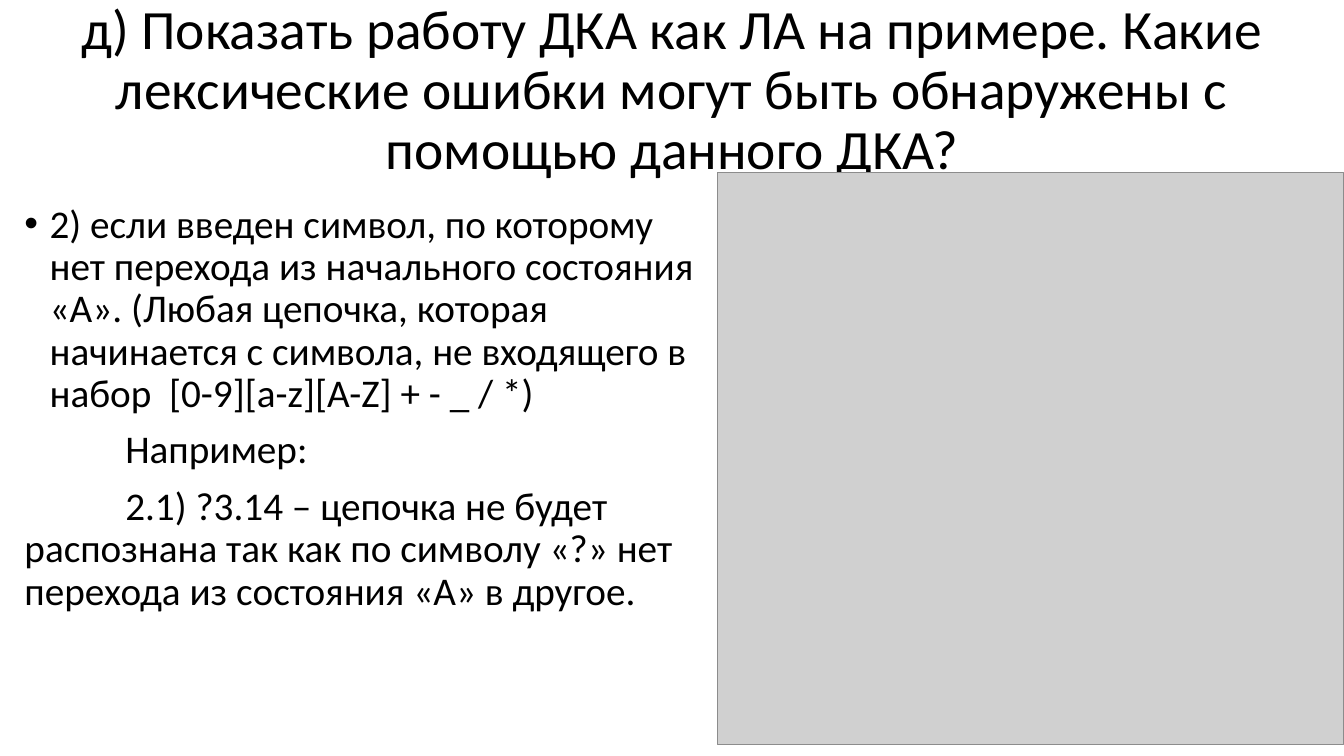
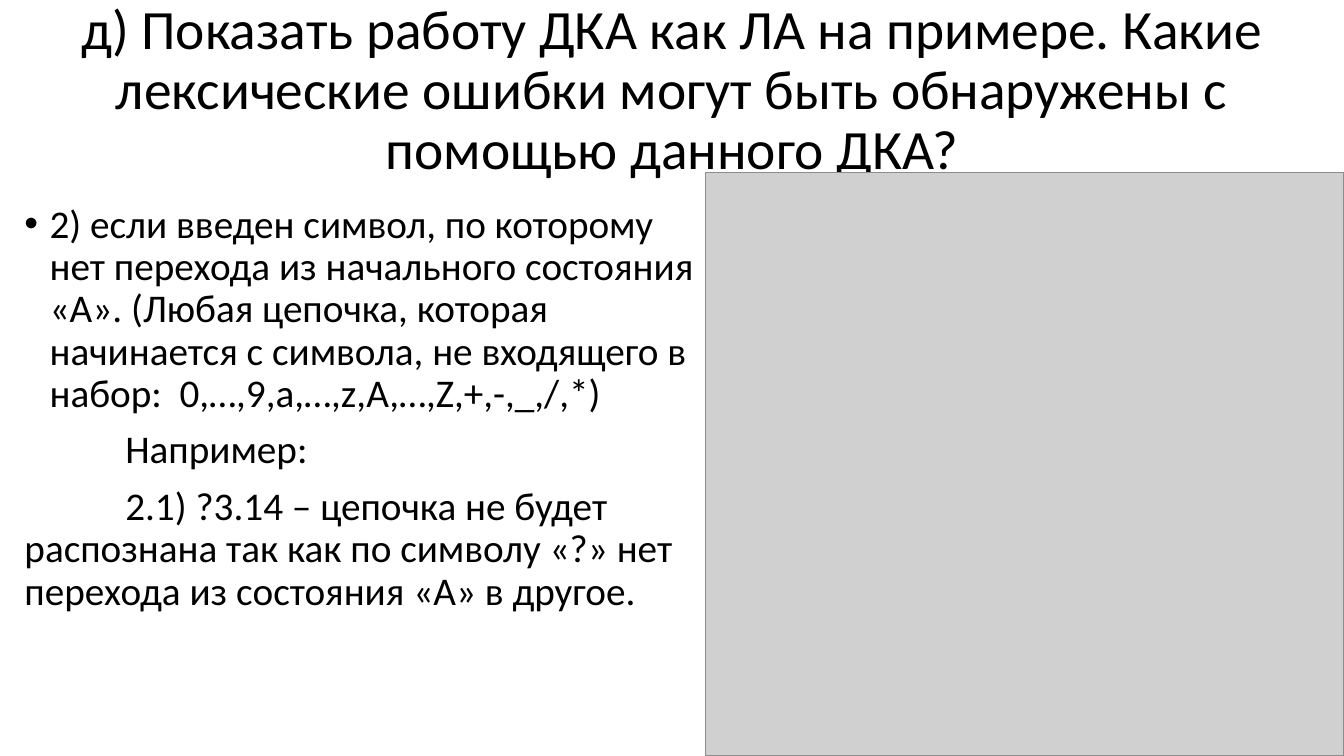
Before and after one commit to goddamnteam/korzun, a slide deck: slide 16 of task5.pptx. Drawn at 1344x756 pixels with LibreOffice and Linux fonts; fonts in the diff are those of the drawing; grey boxes stand for pictures. Boxes give left, top, right and bottom in pixels: in the first picture for what was removed or moved away, otherwise in the second. Text is boxed around its words. In the diff, an @@ line names an element or a change of style, - is before the commit and + after.

```diff
--- a/task5.pptx
+++ b/task5.pptx
@@ picture resized from (x1=718, y1=172, x2=1344, y2=745) to (x1=706, y1=172, x2=1344, y2=756) @@
@@ text at (x1=50, y1=209, x2=693, y2=414): text changed @@
-• 2) если введен символ, по которому нет перехода из начального состояния «А». (Любая цепочка, которая начинается с символа, не входящего в набор [0-9][a-z][A-Z] + - _ / *)
+• 2) если введен символ, по которому нет перехода из начального состояния «А». (Любая цепочка, которая начинается с символа, не входящего в набор: 0,…,9,a,…,z,A,…,Z,+,-,_,/,*)
```
Also in this commit, not shown: 8 other slides changed.
